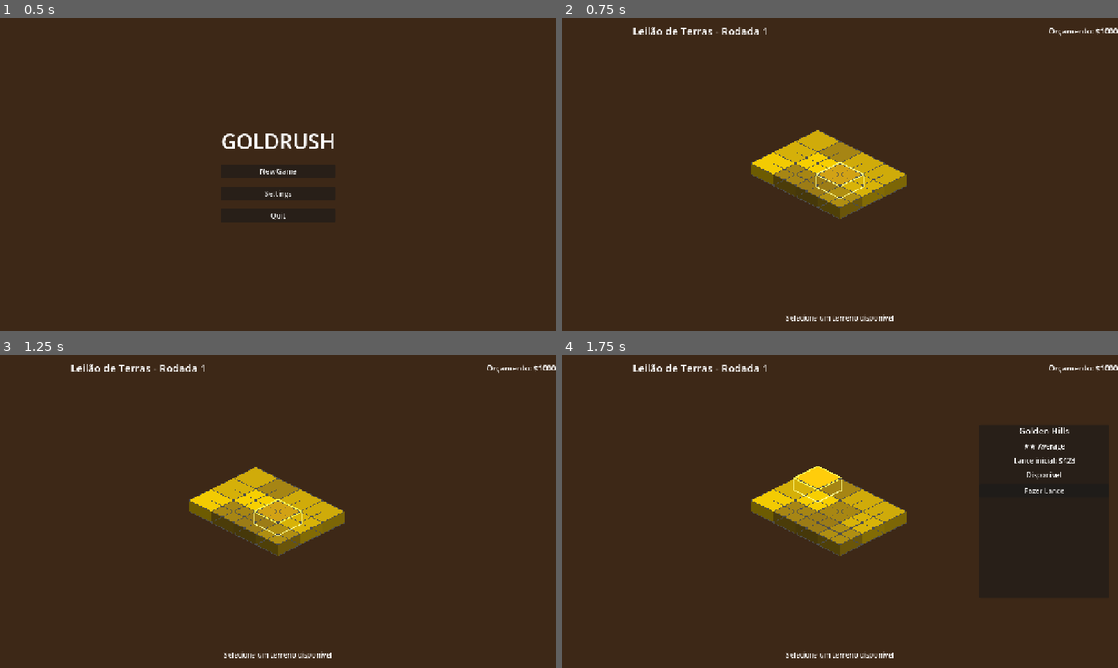
Above: before the commit, frames 1-4 (two rows, left to right).
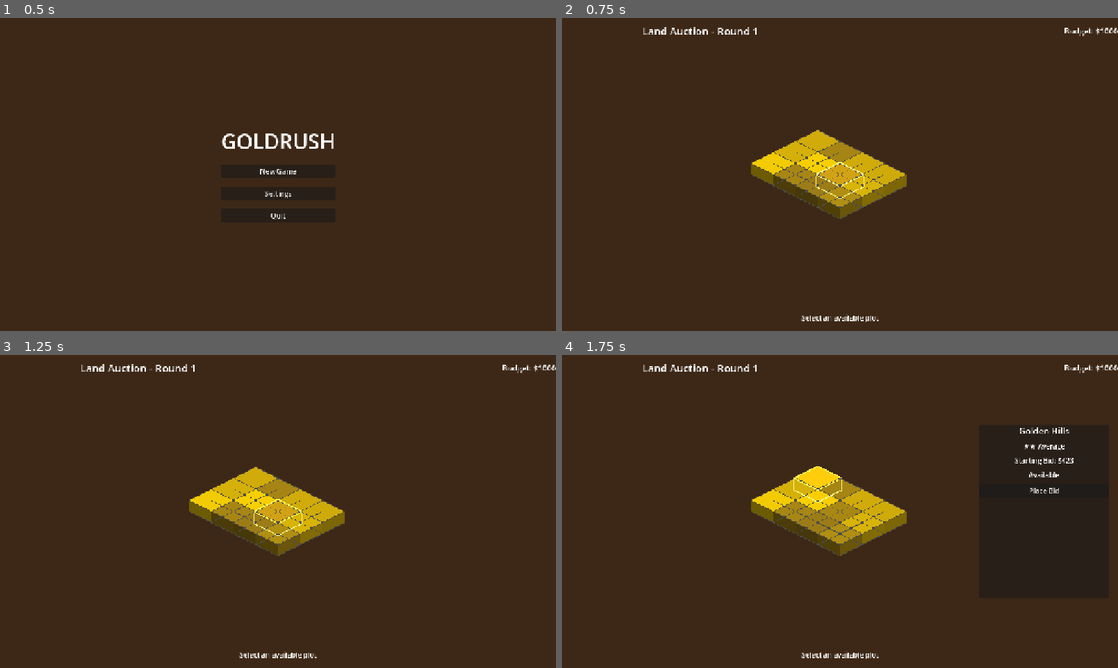
Above: after the commit, the same moments.

Repository: Leonzuka/GoldRush
Game: Godot game, scene res://scenes/main/main_menu.tscn
Two runs of this game, one before a commit and one after it. Both use one fixed random seed, a clock stepped at 60 frames per second and the inputs below.
Inputs (mouse positions are in pixels of both pictures, inside the frame that each line leads up to):
- Up to frame 1 (0.5 s): no input
- Up to frame 2 (0.75 s): click "New Game" at 0.5 s
- Up to frame 3 (1.25 s): no input
- Up to frame 4 (1.75 s): tap Enter at 1.25 s; move the mouse to (817, 477) at 1.27 s; press the mouse at (817, 477) at 1.28 s; hold D (move_right) from 1.28 s (still down); tap E (scan, bound only after the commit) at 1.55 s

Frame 1 is identical in both runs. In frame 2, 0.7% of the frame differs, in the area x 12-100%, y 2-98%; in frame 3, 0.7%; in frame 4, 1.0%.

Commit message:
Refactor auction and mining UI text to English
- Updated auction scene text from Portuguese to English for consistency.
- Added CLAUDE.md documentation for mining scene structure and node hierarchy.
- Adjusted help dialog and HUD button text to reflect new key bindings.
- Created CLAUDE.md documentation for autoload singletons and core systems.
- Enhanced player controller to include jump mechanics and drill range visualization.
- Updated auction system to improve NPC bidding logic and UI feedback.
- Refined collectible and effect scripts for clarity and functionality.

Diff:
--- a/icon.svg
+++ b/icon.svg
@@ -1 +1,101 @@
-<svg xmlns="http://www.w3.org/2000/svg" width="128" height="128"><rect width="124" height="124" x="2" y="2" fill="#363d52" stroke="#212532" stroke-width="4" rx="14"/><g fill="#fff" transform="translate(12.322 12.322)scale(.101)"><path d="M105 673v33q407 354 814 0v-33z"/><path fill="#478cbf" d="m105 673 152 14q12 1 15 14l4 67 132 10 8-61q2-11 15-15h162q13 4 15 15l8 61 132-10 4-67q3-13 15-14l152-14V427q30-39 56-81-35-59-83-108-43 20-82 47-40-37-88-64 7-51 8-102-59-28-123-42-26 43-46 89-49-7-98 0-20-46-46-89-64 14-123 42 1 51 8 102-48 27-88 64-39-27-82-47-48 49-83 108 26 42 56 81zm0 33v39c0 276 813 276 814 0v-39l-134 12-5 69q-2 10-14 13l-162 11q-12 0-16-11l-10-65H446l-10 65q-4 11-16 11l-162-11q-12-3-14-13l-5-69z"/><path d="M483 600c0 34 58 34 58 0v-86c0-34-58-34-58 0z"/><circle cx="725" cy="526" r="90"/><circle cx="299" cy="526" r="90"/></g><g fill="#414042" transform="translate(12.322 12.322)scale(.101)"><circle cx="307" cy="532" r="60"/><circle cx="717" cy="532" r="60"/></g></svg>
+<?xml version="1.0" encoding="iso-8859-1"?>
+<!-- Uploaded to: SVG Repo, www.svgrepo.com, Generator: SVG Repo Mixer Tools -->
+<svg height="800px" width="800px" version="1.1" id="Layer_1" xmlns="http://www.w3.org/2000/svg" xmlns:xlink="http://www.w3.org/1999/xlink"
+	 viewBox="0 0 496.725 496.725" xml:space="preserve">
+<path style="fill:#71B5BC;" d="M175.725,414.178L175.725,414.178c-4,0-8-1.6-10.4-4.8l-136-135.2c-5.6-5.6-5.6-15.2,0-21.6
+	c5.6-5.6,15.2-5.6,21.6,0l124.8,124.8l255.2-255.2c5.6-5.6,15.2-5.6,21.6,0l40,40c5.6,5.6,5.6,15.2,0,21.6c-5.6,5.6-15.2,5.6-21.6,0
+	l-28.8-28.8l-256,254.4C182.925,412.578,179.725,414.178,175.725,414.178z"/>
+<path style="fill:#5D9BA5;" d="M477.326,176.578c4.8,4.8,11.2,5.6,16.8,3.2c2.4-5.6,1.6-12-3.2-16.8l-40-40
+	c-5.6-5.6-15.2-5.6-21.6,0l-246.4,247.2l-7.2,7.2l-125.6-124.8c-4.8-4.8-11.2-5.6-16.8-3.2c-2.4,5.6-1.6,12,3.2,16.8l135.2,135.2
+	c3.2,3.2,6.4,4.8,10.4,4.8s8-1.6,10.4-4.8l247.2-247.2l7.2-7.2L477.326,176.578z"/>
+<path style="fill:#FFC200;" d="M128.525,194.978l-7.2-22.4c-0.8-1.6-1.6-2.4-3.2-2.4h-55.2c-1.6,0-3.2,0.8-3.2,2.4l-7.2,23.2
+	c0,0.8,0,2.4,0.8,3.2c-0.8,0.8,0.8,1.6,1.6,1.6h69.6l0,0c2.4,0,4-1.6,4-4C129.325,195.778,128.525,194.978,128.525,194.978z"/>
+<path style="fill:#FFB000;" d="M51.725,195.778c0,0.8,0,2.4,0.8,3.2c0,0.8,1.6,1.6,2.4,1.6h69.6l0,0c2.4,0,4-1.6,4-4
+	c0-0.8,0-1.6-0.8-1.6l-7.2-22.4"/>
+<path style="fill:#FF9700;" d="M51.725,195.778c0,0.8,0,2.4,0.8,3.2c0,0.8,1.6,1.6,2.4,1.6h69.6l0,0c2.4,0,4-1.6,4-4
+	c0-0.8,0-1.6-0.8-1.6"/>
+<path style="fill:#FFDA00;" d="M121.325,171.778c-0.8-1.6-1.6-2.4-3.2-2.4h-55.2c-1.6,0-3.2,0.8-3.2,2.4"/>
+<g>
+	<path style="fill:#FFC200;" d="M213.325,194.978l-7.2-22.4c-0.8-1.6-1.6-2.4-3.2-2.4h-55.2c-1.6,0-3.2,0.8-3.2,2.4l-7.2,23.2
+		c0,0.8,0,2.4,0.8,3.2s1.6,1.6,3.2,1.6h69.6l0,0c2.4,0,4-1.6,4-4C214.125,195.778,213.325,194.978,213.325,194.978z"/>
+</g>
+<path style="fill:#FFB000;" d="M136.525,195.778c0,0.8,0,2.4,0.8,3.2s1.6,1.6,3.2,1.6h69.6l0,0c2.4,0,4-1.6,4-4c0-0.8,0-1.6-0.8-1.6
+	l-7.2-22.4"/>
+<path style="fill:#FF9700;" d="M136.525,195.778c0,0.8,0,2.4,0.8,3.2s1.6,1.6,3.2,1.6h69.6l0,0c2.4,0,4-1.6,4-4c0-0.8,0-1.6-0.8-1.6
+	"/>
+<path style="fill:#FFDA00;" d="M206.125,171.778c-0.8-1.6-1.6-2.4-3.2-2.4h-55.2c-1.6,0-3.2,0.8-3.2,2.4"/>
+<g>
+	<path style="fill:#FFC200;" d="M298.125,194.978l-7.2-22.4c-0.8-1.6-1.6-2.4-3.2-2.4h-55.2c-1.6,0-3.2,0.8-3.2,2.4l-7.2,23.2
+		c0,0.8,0,2.4,0.8,3.2s1.6,1.6,3.2,1.6h69.6l0,0c2.4,0,4-1.6,4-4C298.926,195.778,298.926,194.978,298.125,194.978z"/>
+</g>
+<path style="fill:#FFB000;" d="M221.325,195.778c0,0.8,0,2.4,0.8,3.2s1.6,1.6,3.2,1.6h69.6l0,0c2.4,0,4-1.6,4-4c0-0.8,0-1.6-0.8-1.6
+	l-7.2-22.4"/>
+<path style="fill:#FF9700;" d="M221.325,195.778c0,0.8,0,2.4,0.8,3.2s1.6,1.6,3.2,1.6h69.6l0,0c2.4,0,4-1.6,4-4c0-0.8,0-1.6-0.8-1.6
+	"/>
+<path style="fill:#FFDA00;" d="M290.926,171.778c-0.8-1.6-1.6-2.4-3.2-2.4h-55.2c-1.6,0-3.2,0.8-3.2,2.4"/>
+<g>
+	<path style="fill:#FFC200;" d="M170.925,153.378l-7.2-22.4c-0.8-1.6-1.6-2.4-3.2-2.4h-55.2c-1.6,0-3.2,0.8-3.2,2.4l-7.2,23.2
+		c0,0.8,0,2.4,0.8,3.2s1.6,1.6,3.2,1.6h68.8l0,0c2.4,0,4-1.6,4-4C171.725,154.978,170.925,154.178,170.925,153.378z"/>
+</g>
+<path style="fill:#FFB000;" d="M94.125,154.178c0,0.8,0,2.4,0.8,3.2s1.6,1.6,3.2,1.6h69.6l0,0c2.4,0,4-1.6,4-4c0-0.8,0-1.6-0.8-1.6
+	l-7.2-22.4"/>
+<path style="fill:#FF9700;" d="M94.125,154.178c0,0.8,0,2.4,0.8,3.2s1.6,1.6,3.2,1.6h69.6l0,0c2.4,0,4-1.6,4-4c0-0.8,0-1.6-0.8-1.6"
+	/>
+<path style="fill:#FFDA00;" d="M163.725,130.978c-0.8-1.6-1.6-2.4-3.2-2.4h-55.2c-1.6,0-3.2,0.8-3.2,2.4"/>
+<g>
+	<path style="fill:#FFC200;" d="M255.725,153.378l-7.2-22.4c-0.8-1.6-1.6-2.4-3.2-2.4h-55.2c-1.6,0-3.2,0.8-3.2,2.4l-7.2,23.2
+		c0,0.8,0,2.4,0.8,3.2s1.6,1.6,3.2,1.6h69.6l0,0c2.4,0,4-1.6,4-4C256.525,154.978,255.725,154.178,255.725,153.378z"/>
+</g>
+<path style="fill:#FFB000;" d="M178.925,154.178c0,0.8,0,2.4,0.8,3.2s1.6,1.6,3.2,1.6h69.6l0,0c2.4,0,4-1.6,4-4c0-0.8,0-1.6-0.8-1.6
+	l-7.2-22.4"/>
+<path style="fill:#FF9700;" d="M178.925,154.178c0,0.8,0,2.4,0.8,3.2s1.6,1.6,3.2,1.6h69.6l0,0c2.4,0,4-1.6,4-4c0-0.8,0-1.6-0.8-1.6
+	"/>
+<path style="fill:#FFDA00;" d="M248.525,130.978c-0.8-1.6-1.6-2.4-3.2-2.4h-55.2c-1.6,0-3.2,0.8-3.2,2.4"/>
+<g>
+	<path style="fill:#FFC200;" d="M213.325,114.178l-7.2-22.4c-0.8-1.6-1.6-2.4-3.2-2.4h-55.2c-1.6,0-3.2,0.8-3.2,2.4l-7.2,23.2
+		c0,0.8,0,2.4,0.8,3.2c0.8,0.8,1.6,1.6,3.2,1.6h69.6l0,0c2.4,0,4-1.6,4-4C214.125,114.978,213.325,114.178,213.325,114.178z"/>
+</g>
+<path style="fill:#FFB000;" d="M136.525,114.178c0,0.8,0,2.4,0.8,3.2c0.8,0.8,1.6,1.6,3.2,1.6h69.6l0,0c2.4,0,4-1.6,4-4
+	c0-0.8,0-1.6-0.8-1.6l-7.2-22.4"/>
+<path style="fill:#FF9700;" d="M136.525,114.178c0,0.8,0,2.4,0.8,3.2c0.8,0.8,1.6,1.6,3.2,1.6h69.6l0,0c2.4,0,4-1.6,4-4
+	c0-0.8,0-1.6-0.8-1.6"/>
+<path style="fill:#FFDA00;" d="M206.125,90.978c-0.8-1.6-1.6-2.4-3.2-2.4h-55.2c-1.6,0-3.2,0.8-3.2,2.4"/>
+<g>
+	<ellipse style="fill:#FFDA00;" cx="123.725" cy="65.378" rx="1.6" ry="28"/>
+	<ellipse style="fill:#FFDA00;" cx="123.725" cy="65.378" rx="28" ry="1.6"/>
+</g>
+<g>
+
+		<ellipse transform="matrix(0.7046 -0.7096 0.7096 0.7046 31.6678 169.9697)" style="fill:#FFB000;" cx="219.984" cy="46.949" rx="15.2" ry="0.8"/>
+
+		<ellipse transform="matrix(0.7122 0.702 -0.702 0.7122 96.6937 -140.9882)" style="fill:#FFB000;" cx="220.286" cy="47.426" rx="15.2" ry="0.8"/>
+</g>
+<g>
+	<ellipse style="fill:#FF9700;" cx="256.525" cy="112.578" rx="0.8" ry="11.2"/>
+	<path style="fill:#FF9700;" d="M256.525,113.378c-6.4,0-11.2,0-11.2-0.8s4.8-0.8,11.2-0.8c6.4,0,11.2,0,11.2,0.8
+		S262.125,113.378,256.525,113.378z"/>
+</g>
+<path id="SVGCleanerId_0" style="fill:#19BF55;" d="M349.326,198.178c-2.4-5.6-8-9.6-13.6-9.6h-320.8c-6.4,0-12,4-13.6,9.6
+	c-2.4,5.6-0.8,12,3.2,16.8l160,160c3.2,3.2,7.2,4.8,10.4,4.8c4,0,8-1.6,10.4-4.8l160-160
+	C350.125,210.178,351.725,203.778,349.326,198.178z"/>
+<g>
+	<path id="SVGCleanerId_0_1_" style="fill:#19BF55;" d="M349.326,198.178c-2.4-5.6-8-9.6-13.6-9.6h-320.8c-6.4,0-12,4-13.6,9.6
+		c-2.4,5.6-0.8,12,3.2,16.8l160,160c3.2,3.2,7.2,4.8,10.4,4.8c4,0,8-1.6,10.4-4.8l160-160
+		C350.125,210.178,351.725,203.778,349.326,198.178z"/>
+</g>
+<path style="fill:#0CAD60;" d="M349.326,198.178c-2.4-5.6-8-9.6-13.6-9.6h-267.2l151.2,151.2l125.6-125.6
+	C350.125,210.178,351.725,203.778,349.326,198.178z"/>
+<path style="fill:#39F76E;" d="M349.326,208.578c0.8-3.2,0.8-7.2,0-10.4c-2.4-5.6-8-9.6-13.6-9.6h-320.8c-6.4,0-12,4-13.6,9.6
+	c-1.6,3.2-1.6,7.2-0.8,10.4H349.326z"/>
+<path style="fill:#12DB55;" d="M349.326,208.578c0-0.8,0.8-1.6,0.8-2.4c0-0.8,0-1.6,0-2.4c0-0.8,0-0.8,0-1.6c0-1.6-0.8-2.4-0.8-4
+	c-2.4-5.6-8-9.6-13.6-9.6h-267.2l19.2,19.2h261.6V208.578z"/>
+<path style="fill:#C43700;" d="M217.325,415.778c0,23.2-18.4,44.8-41.6,44.8s-41.6-21.6-41.6-44.8c0-23.2,18.4-41.6,41.6-41.6
+	C198.125,374.178,217.325,392.578,217.325,415.778z"/>
+<path style="fill:#FF9D00;" d="M217.325,415.778c0,23.2-18.4,41.6-41.6,41.6s-41.6-18.4-41.6-41.6s18.4-44.8,41.6-44.8
+	C198.125,370.178,217.325,392.578,217.325,415.778z"/>
+<circle style="fill:#FF5B00;" cx="174.925" cy="415.778" r="41.6"/>
+<path style="fill:#DD4400;" d="M145.325,386.178c16-16,43.2-16,59.2,0s16,43.2,0,59.2"/>
+<path style="fill:#EBF0F2;" d="M174.925,440.578c-13.6,0-24.8-11.2-24.8-24.8c0-13.6,11.2-24.8,24.8-24.8s24.8,11.2,24.8,24.8
+	S188.525,440.578,174.925,440.578z"/>
+<path style="fill:#CADFE5;" d="M192.525,398.178c9.6,9.6,9.6,25.6,0,35.2s-25.6,9.6-35.2,0"/>
+</svg>
--- a/project.godot
+++ b/project.godot
@@ -57,6 +57,11 @@
 }
 scan={
 "deadzone": 0.5,
+"events": [Object(InputEventKey,"resource_local_to_scene":false,"resource_name":"","device":-1,"window_id":0,"alt_pressed":false,"shift_pressed":false,"ctrl_pressed":false,"meta_pressed":false,"pressed":false,"keycode":0,"physical_keycode":69,"key_label":0,"unicode":101,"location":0,"echo":false,"script":null)
+]
+}
+jump={
+"deadzone": 0.5,
 "events": [Object(InputEventKey,"resource_local_to_scene":false,"resource_name":"","device":-1,"window_id":0,"alt_press …(191 unchanged characters)…
 ]
 }
--- a/scenes/auction/auction.tscn
+++ b/scenes/auction/auction.tscn
@@ -63,7 +63,7 @@
 layout_mode = 2
 size_flags_horizontal = 3
 theme_override_font_sizes/font_size = 24
-text = "Leilão de Terras - Rodada 1"
+text = "Land Auction - Round 1"
 horizontal_alignment = 1
 vertical_alignment = 1
 
@@ -71,7 +71,7 @@
 layout_mode = 2
 size_flags_horizontal = 3
 theme_override_font_sizes/font_size = 18
-text = "Orçamento: $1000"
+text = "Budget: $1000"
 horizontal_alignment = 2
 vertical_alignment = 1
 
@@ -106,17 +106,17 @@
 
 [node name="PriceLabel" type="Label" parent="UILayer/PlotInfoPanel/VBoxContainer"]
 layout_mode = 2
-text = "Lance inicial: $200"
+text = "Starting Bid: $200"
 horizontal_alignment = 1
 
 [node name="StatusLabel" type="Label" parent="UILayer/PlotInfoPanel/VBoxContainer"]
 layout_mode = 2
-text = "Disponível"
+text = "Available"
 horizontal_alignment = 1
 
 [node name="BidButton" type="Button" parent="UILayer/PlotInfoPanel/VBoxContainer"]
 layout_mode = 2
-text = "Fazer Lance"
+text = "Place Bid"
 
 [node name="InfoLabel" type="Label" parent="UILayer"]
 anchors_preset = 7
@@ -131,6 +131,6 @@
 grow_horizontal = 2
 grow_vertical = 0
 theme_override_font_sizes/font_size = 16
-text = "Selecione um terreno disponível"
+text = "Select an available plot"
 horizontal_alignment = 1
 vertical_alignment = 1
--- a/scenes/ui/help_dialog.tscn
+++ b/scenes/ui/help_dialog.tscn
@@ -149,7 +149,7 @@
 [node name="Key2" type="Label" parent="PanelContainer/VBoxContainer/ScrollContainer/VBoxContainer/MiningSection/GridContainer"]
 custom_minimum_size = Vector2(100, 0)
 layout_mode = 2
-text = "Space"
+text = "E"
 horizontal_alignment = 2
 
 [node name="Desc2" type="Label" parent="PanelContainer/VBoxContainer/ScrollContainer/VBoxContainer/MiningSection/GridContainer"]
--- a/scenes/ui/hud.tscn
+++ b/scenes/ui/hud.tscn
@@ -67,4 +67,4 @@
 
 [node name="ScanButton" type="Button" parent="BottomBar"]
 layout_mode = 2
-text = "SCAN [SPACE]"
+text = "SCAN [E]"
--- a/scripts/autoload/config.gd
+++ b/scripts/autoload/config.gd
@@ -18,7 +18,7 @@
 const ROUND_TIME_LIMIT: float = 120.0  # 2 minutes
 const STORAGE_CAPACITY: int = 500      # Gold units
 const DRILL_SPEED: float = 3.0         # Tiles per second
-const DRILL_REACH: float = 32.0        # Pixels from player
+const DRILL_REACH: float = 48.0        # Pixels from player (3 tiles)
 
 # ============================================================================
 # SCANNER CONSTANTS
@@ -69,6 +69,7 @@
 
 const PLAYER_SPEED: float = 150.0
 const PLAYER_GRAVITY: float = 980.0
+const PLAYER_JUMP_VELOCITY: float = 350.0
 
 # ============================================================================
 # HELPER FUNCTIONS
--- a/scripts/player/drill_component.gd
+++ b/scripts/player/drill_component.gd
@@ -23,6 +23,7 @@
 # ============================================================================
 
 var is_drilling: bool = false
+var is_out_of_range: bool = false
 var current_target_tile: Vector2i
 var drill_progress: float = 0.0
 
@@ -59,11 +60,14 @@
 
 		# Check reach distance
 		if player_pos.distance_to(mouse_pos) <= drill_reach:
+			is_out_of_range = false
 			var target_tile: Vector2i = terrain_manager.world_to_tile(mouse_pos)
 			attempt_drill(target_tile, delta)
 		else:
+			is_out_of_range = true
 			reset_drill()
 	else:
+		is_out_of_range = false
 		reset_drill()
 
 func attempt_drill(tile_pos: Vector2i, delta: float) -> void:
--- a/scripts/player/player_controller.gd
+++ b/scripts/player/player_controller.gd
@@ -8,6 +8,13 @@
 
 @export var speed: float = Config.PLAYER_SPEED
 @export var gravity: float = Config.PLAYER_GRAVITY
+@export var jump_velocity: float = Config.PLAYER_JUMP_VELOCITY
+
+# ============================================================================
+# REFERENCES
+# ============================================================================
+
+var drill_component: DrillComponent
 
 # ============================================================================
 # INITIALIZATION
@@ -15,6 +22,7 @@
 
 func _ready() -> void:
 	add_to_group("player")
+	drill_component = get_node_or_null("DrillComponent") as DrillComponent
 	print("[Player] Ready at position: %s" % global_position)
 
 # ============================================================================
@@ -26,8 +34,33 @@
 	if not is_on_floor():
 		velocity.y += gravity * delta
 
+	# Jump (Space)
+	if is_on_floor() and Input.is_action_just_pressed("jump"):
+		velocity.y = -jump_velocity
+
 	# Horizontal movement (A/D or Arrow keys)
 	var input_x: float = Input.get_axis("move_left", "move_right")
 	velocity.x = input_x * speed
 
 	move_and_slide()
+
+# ============================================================================
+# DRILL RANGE INDICATOR
+# ============================================================================
+
+func _process(_delta: float) -> void:
+	if drill_component:
+		queue_redraw()
+
+func _draw() -> void:
+	if not drill_component:
+		return
+	if not Input.is_action_pressed("drill"):
+		return
+
+	var reach: float = drill_component.drill_reach
+	if drill_component.is_out_of_range:
+		draw_arc(Vector2.ZERO, reach, 0.0, TAU, 36, Color(1.0, 0.2, 0.2, 0.7), 2.0)
+		draw_string(ThemeDB.fallback_font, Vector2(-44, -reach - 6), "Out of range", HORIZONTAL_ALIGNMENT_CENTER, 88, 11, Color(1.0, 0.3, 0.3, 0.9))
+	else:
+		draw_arc(Vector2.ZERO, reach, 0.0, TAU, 36, Color(1.0, 1.0, 1.0, 0.25), 1.5)
--- a/scripts/systems/auction_system.gd
+++ b/scripts/systems/auction_system.gd
@@ -175,4 +175,4 @@
 	agent.owned_plot = plot
 
 	npc_claimed_plot.emit(plot, agent.agent_name)
-	print("[Auction] %s reivindicou %s por $%d" % [agent.agent_name, plot.plot_name, plot.base_price])
+	print("[Auction] %s claimed %s for $%d" % [agent.agent_name, plot.plot_name, plot.base_price])
--- a/scripts/ui/auction_ui_controller.gd
+++ b/scripts/ui/auction_ui_controller.gd
@@ -45,9 +45,9 @@
 	add_child(auction_system)
 
 	# Update UI initial state
-	title_label.text = "Leilão de Terras - Rodada %d" % GameManager.round_number
+	title_label.text = "Land Auction - Round %d" % GameManager.round_number
 	displayed_money = GameManager.player_money
-	money_label.text = "Orçamento: $%d" % displayed_money
+	money_label.text = "Budget: $%d" % displayed_money
 	info_panel.visible = false
 
 	# CRITICAL: Wait for IsometricMapController to be ready and connected
@@ -61,12 +61,12 @@
 
 	# Wait for map to load, then start NPC turn
 	await get_tree().create_timer(1.5).timeout
-	info_label.text = "NPCs estão escolhendo seus terrenos..."
+	info_label.text = "NPCs are choosing their plots..."
 	auction_system.start_npc_turn()
 
 	# Wait for NPCs to finish (NPC_BID_DELAY * NPC_COUNT_PER_AUCTION)
 	await get_tree().create_timer(Config.NPC_BID_DELAY * Config.NPC_COUNT_PER_AUCTION + 0.5).timeout
-	info_label.text = "Sua vez! Selecione um terreno disponível."
+	info_label.text = "Your turn! Select an available plot."
 
 # ============================================================================
 # PLOT SELECTION
@@ -79,16 +79,16 @@
 
 	plot_name_label.text = plot.plot_name
 	richness_label.text = "★".repeat(plot.get_star_rating()) + " " + plot.get_richness_tier()
-	price_label.text = "Lance inicial: $%d" % plot.base_price
+	price_label.text = "Starting Bid: $%d" % plot.base_price
 
 	if plot.owner_type == PlotData.OwnerType.NPC:
-		status_label.text = "Pertence a: %s" % plot.owner_name
+		status_label.text = "Owned by: %s" % plot.owner_name
 		bid_button.disabled = true
-		bid_button.text = "Indisponível"
+		bid_button.text = "Unavailable"
 	else:
-		status_label.text = "Disponível"
+		status_label.text = "Available"
 		bid_button.disabled = not GameManager.can_afford(plot.base_price)
-		bid_button.text = "Fazer Lance" if not bid_button.disabled else "Sem Fundos"
+		bid_button.text = "Place Bid" if not bid_button.disabled else "No Funds"
 
 # ============================================================================
 # BIDDING
@@ -101,7 +101,7 @@
 	var bid_price = selected_plot.base_price
 
 	if not GameManager.can_afford(bid_price):
-		info_label.text = "Fundos insuficientes!"
+		info_label.text = "Insufficient funds!"
 		return
 
 	# Claim plot
@@ -109,7 +109,7 @@
 	selected_plot.final_bid_price = bid_price
 
 	# Visual feedback
-	info_label.text = "Terreno adquirido por $%d!" % bid_price
+	info_label.text = "Plot acquired for $%d!" % bid_price
 	info_panel.visible = false
 	map_controller.refresh_plot_visuals(selected_plot)
 
@@ -138,7 +138,7 @@
 	money_tween = create_tween()
 	money_tween.tween_method(func(v: float):
 		displayed_money = int(v)
-		money_label.text = "Orçamento: $%d" % displayed_money
+		money_label.text = "Budget: $%d" % displayed_money
 	, float(old_amount), float(new_amount), duration)\
 		.set_ease(Tween.EASE_OUT).set_trans(Tween.TRANS_CUBIC)
 
@@ -149,5 +149,5 @@
 
 func _on_npc_claimed_plot(plot: PlotData, npc_name: String) -> void:
 	"""Visual feedback when NPC claims a plot"""
-	info_label.text = "%s reivindicou %s" % [npc_name, plot.plot_name]
+	info_label.text = "%s claimed %s" % [npc_name, plot.plot_name]
 	map_controller.refresh_plot_visuals(plot)
--- a/scripts/ui/hud_controller.gd
+++ b/scripts/ui/hud_controller.gd
@@ -42,8 +42,8 @@
 
 ## Setup tooltips for UI elements
 func _setup_tooltips() -> void:
-	scan_button.tooltip_text = "Detectar ouro próximo (Pressione SPACE)\nCooldown: 3 segundos"
-	storage_bar.tooltip_text = "Capacidade de armazenamento de ouro\nRetorne ao caminhão quando estiver cheio"
+	scan_button.tooltip_text = "Detect nearby gold (Press E)\nCooldown: 3 seconds"
+	storage_bar.tooltip_text = "Gold storage capacity\nReturn to the truck when full"
 
 ## Create FPS counter label programmatically
 func _create_fps_counter() -> void:
@@ -96,7 +96,7 @@
 			scan_button.text = "SCAN (%.1fs)" % cooldown
 			scan_button.disabled = true
 		else:
-			scan_button.text = "SCAN [SPACE]"
+			scan_button.text = "SCAN [E]"
 			scan_button.disabled = false
 
 # ============================================================================
Not shown, changed: IMPLEMENTACAO.md
Not shown, changed: TODO.md
Not shown, added: scenes/auction/CLAUDE.md
Not shown, added: scenes/mining/CLAUDE.md
Not shown, added: scripts/autoload/CLAUDE.md
Not shown, added: scripts/collectibles/CLAUDE.md
Not shown, added: scripts/effects/CLAUDE.md
Not shown, added: scripts/player/CLAUDE.md
Not shown, added: scripts/systems/CLAUDE.md
Not shown, added: scripts/ui/CLAUDE.md
